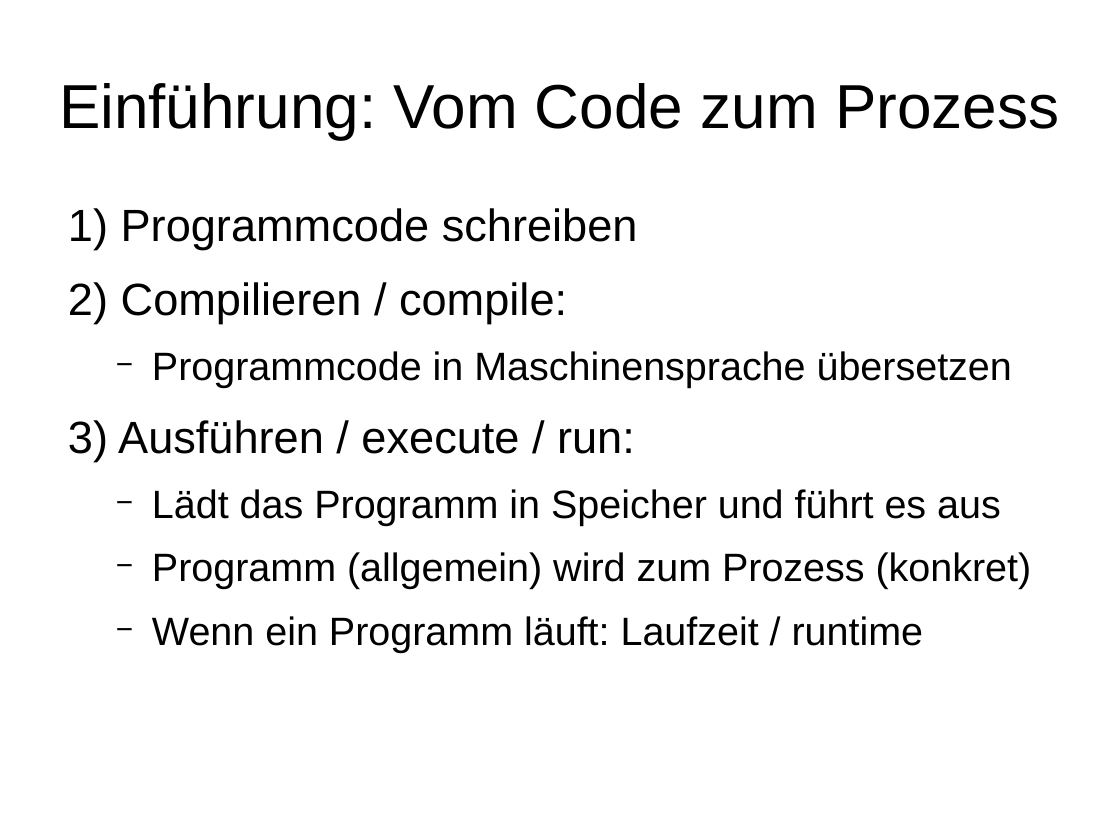
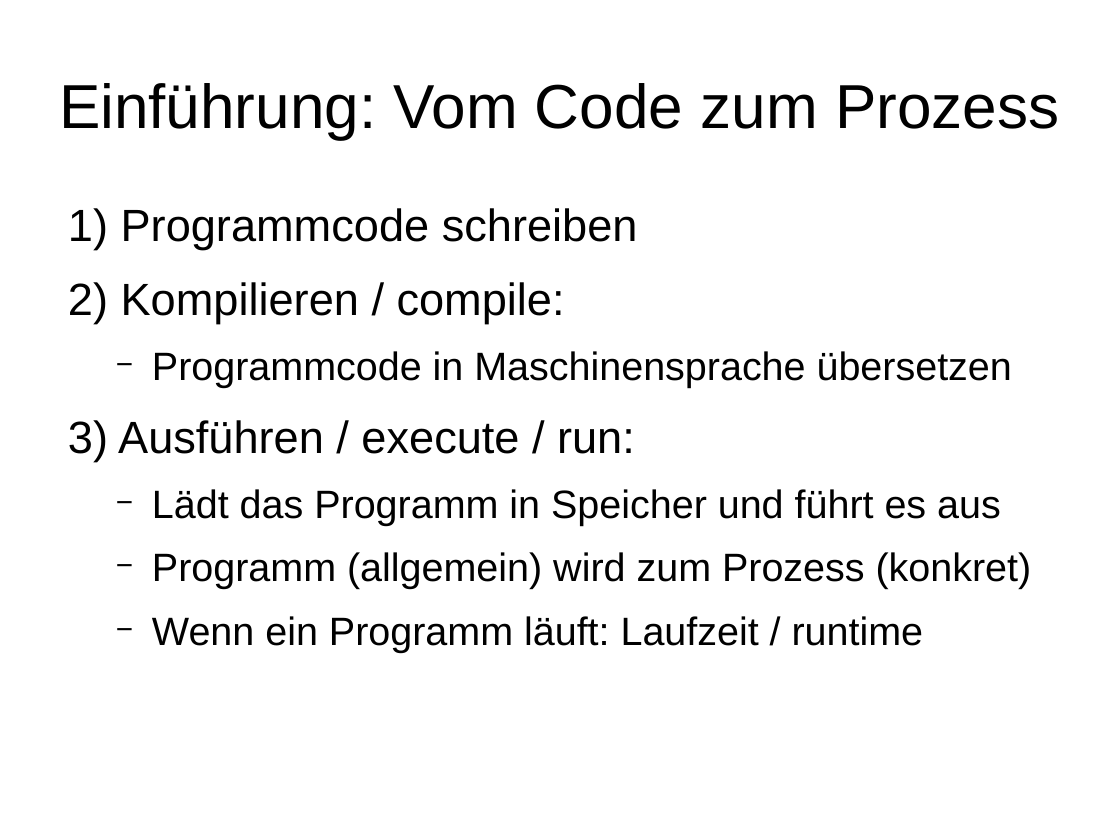
Before and after one commit to mn-io/hello-java, a slide deck: slide 11 of Folien.odp. Drawn at 1120x840 pixels with LibreOffice and Linux fonts; fonts in the diff are those of the drawing. Boxes give left, top, right and bottom in pixels: in the first picture for what was removed or moved away, otherwise in the second. Text is boxed around its words. In the diff, an @@ line names an element or a change of style, - is before the commit and + after.

```diff
--- a/Folien.odp
+++ b/Folien.odp
@@ text at bbox=[121, 282, 565, 324]: text changed @@
-2) Compilieren / compile:
+2) Kompilieren / compile:
```
Also in this commit, not shown: 7 other slides changed, 1 other file.
